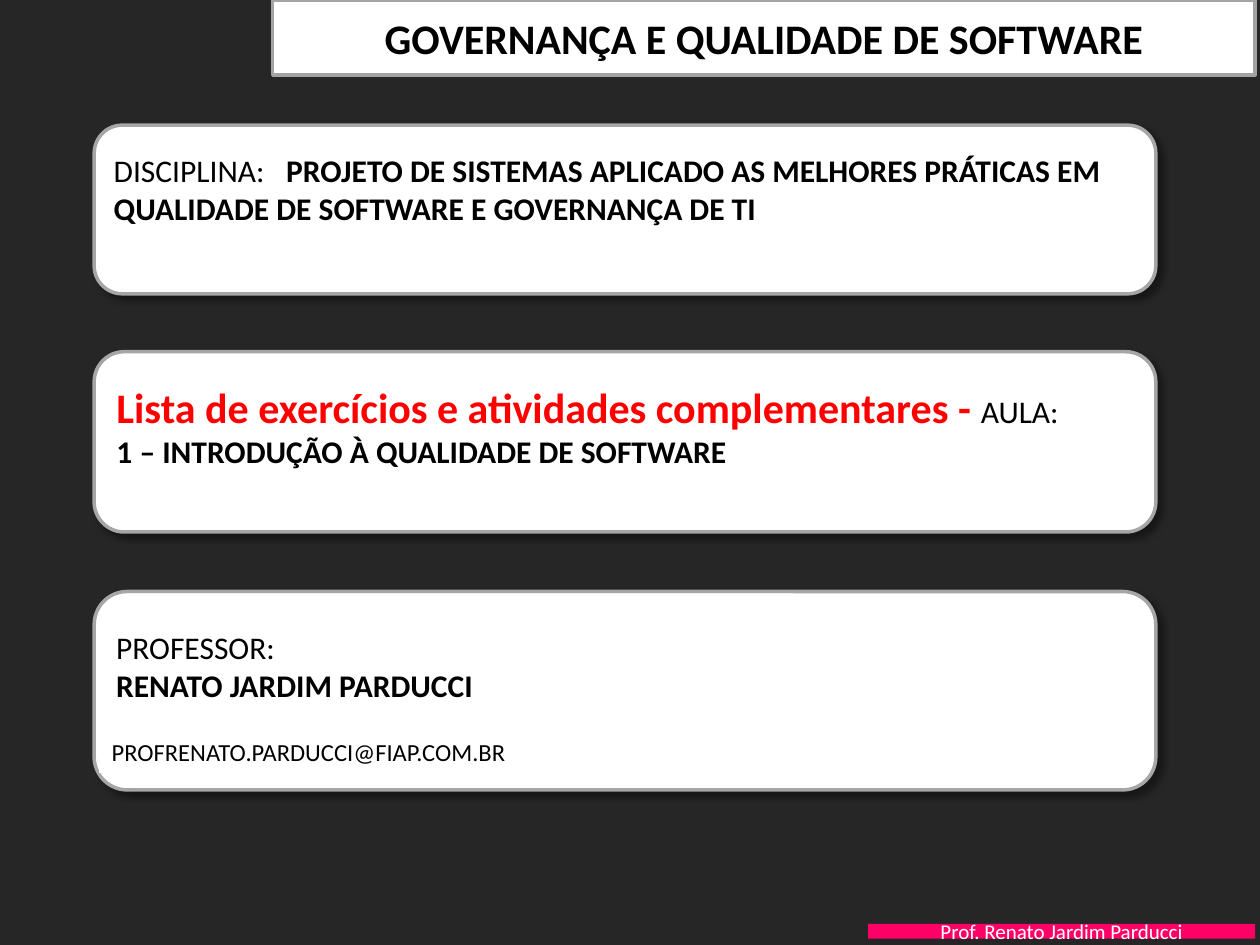
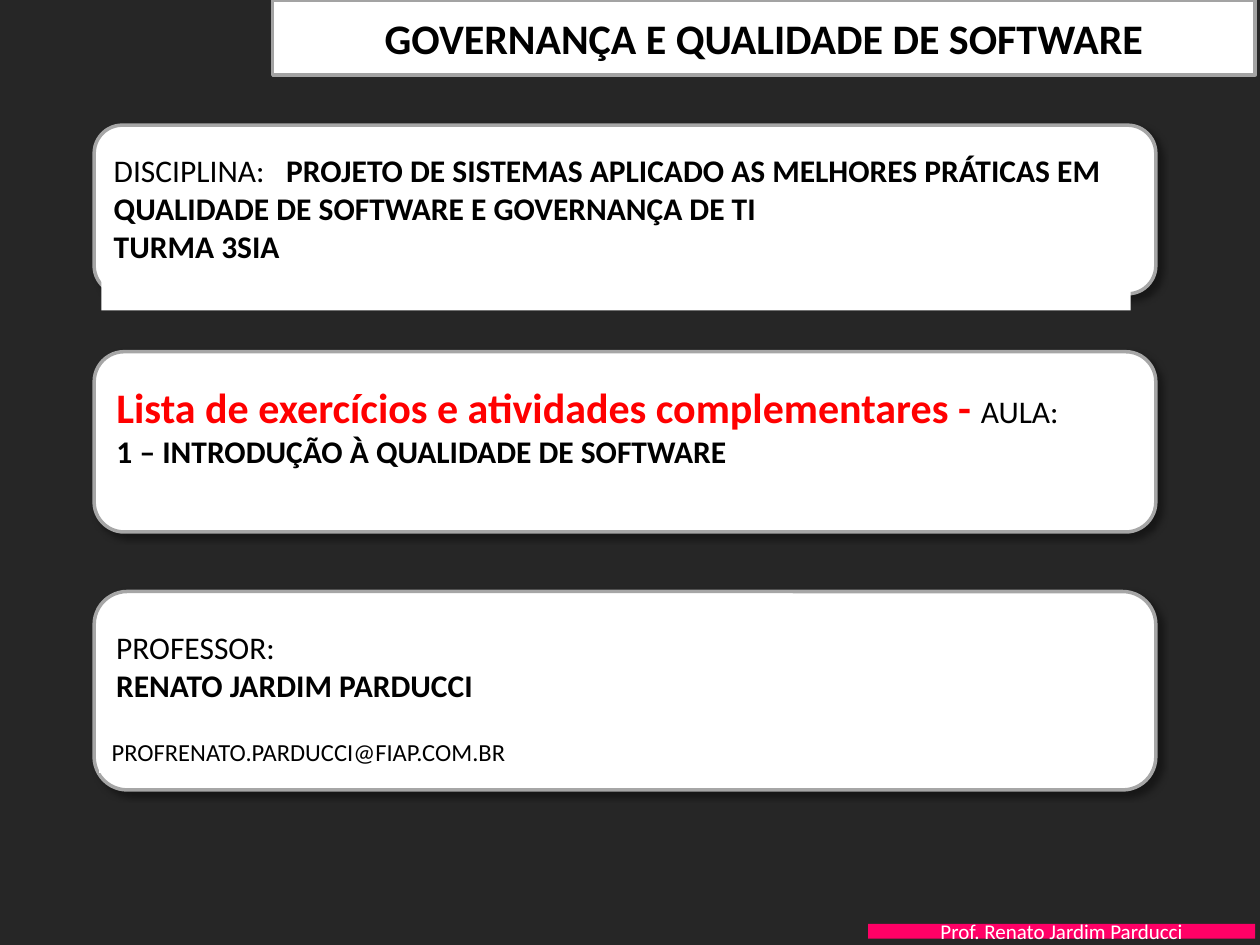
Before and after one commit to Yan-Alexandre-developer/SI-Estacionamento, a slide deck: slide 1 of Documentacao/FIAP-QualidProjSW-Aula-1-Introducao Qualidade - EXERCICIOS.pptx. Drawn at 1260x945 pixels with LibreOffice and Linux fonts; fonts in the diff are those of the drawing; background and template pictures are left out. Boxes give left, top, right and bottom in pixels: in the first picture for what was removed or moved away, otherwise in the second. Text is boxed around its words. In the diff, an @@ line names an element or a change of style, - is before the commit and + after.

Commit message:
Adicao de texto com dados da TURMA
Adicao de texto com dados da TURMA

```diff
--- a/Documentacao/FIAP-QualidProjSW-Aula-1-Introducao Qualidade - EXERCICIOS.pptx
+++ b/Documentacao/FIAP-QualidProjSW-Aula-1-Introducao Qualidade - EXERCICIOS.pptx
@@ rectangle "DISCIPLINA: PROJETO DE SISTEMAS APLICADO ...": place and size @@
-rectangle "DISCIPLINA: PROJETO DE SISTEMAS APLICADO ..." at box(114, 156, 1100, 226)
+rectangle "DISCIPLINA: PROJETO DE SISTEMAS APLICADO ..." at box(101, 145, 1130, 310)
@@ text in rectangle at box(114, 237, 279, 259): paragraph added @@
+TURMA 3SIA
```
